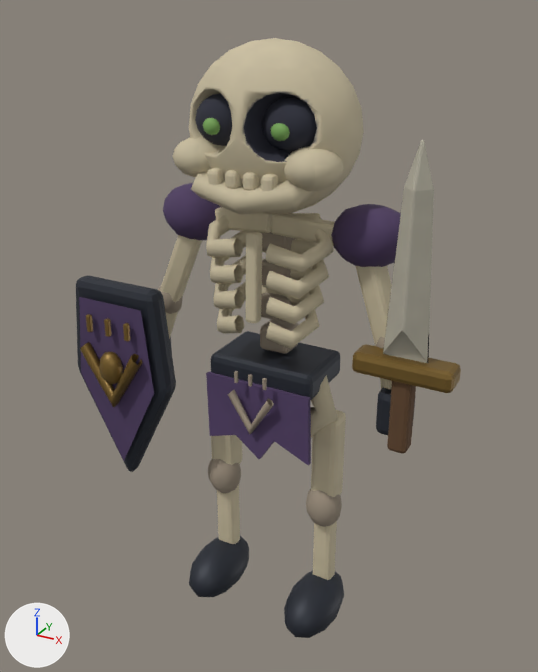
Before and after pictures for a commit that changed the Blender file art/threejs/sources/skeleton_infantry.blend.
One viewpoint serves both versions: a 50 mm camera at (0.738, -1.374, 1.427) aimed at (-0.016, -0.005, 0.742). Arrows for +X, +Y and +Z are at lower left; the lights stay in place. The older version comes first.

Before the edit, the objects in view are built like this:
```python
me_sphere_001 = bpy.data.meshes.new('Sphere.001')
me_sphere_001.from_pydata(...)  # 3678 vertices, 3649 faces; spans x -0.478..0.435, y -0.204..0.132, z 0.003..1.375
me_sphere_001.materials.append(mat_skeleton_infantry_pbr_atlas_002)
ob_skeleton_infantry_surface = bpy.data.objects.new('skeleton_infantry_surface', me_sphere_001)
ob_skeleton_infantry_surface.location = (0.0, 0.0, 0.0)
```
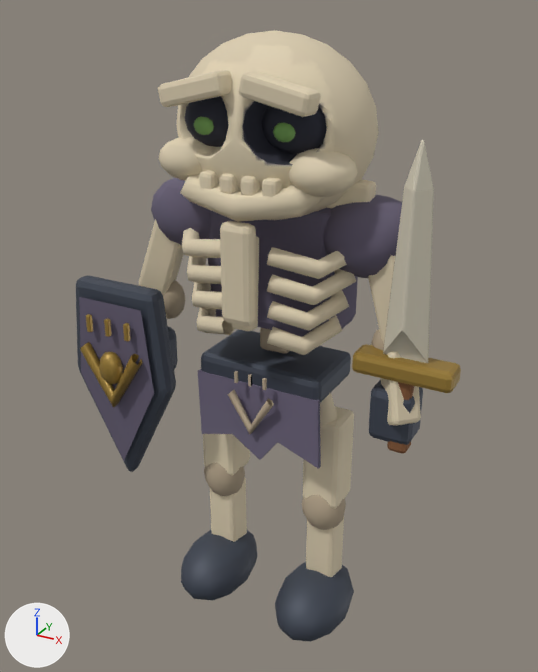
Patch to the scene script:
```diff
--- a/art/threejs/sources/skeleton_infantry.blend.py
+++ b/art/threejs/sources/skeleton_infantry.blend.py
@@ img_skeleton_infantry_product_roughness_metallic_atlas @@
+img_skeleton_infantry_product_roughness_metallic_atlas = load_image('skeleton_infantry_product_roughness_metallic_atlas', '_unpacked/skeleton_infantry_product_roughness_metallic_atlas', 512, 512, 'Non-Color')
@@ img_skeleton_infantry_product_base_color_atlas @@
+img_skeleton_infantry_product_base_color_atlas = load_image('skeleton_infantry_product_base_color_atlas', '_unpacked/skeleton_infantry_product_base_color_atlas', 512, 512, 'sRGB')
@@ mat_skeleton_infantry_product_pbr_atlas @@
+mat_skeleton_infantry_product_pbr_atlas = bpy.data.materials.new('skeleton_infantry_product_pbr_atlas')
+# uses the picture img_skeleton_infantry_product_base_color_atlas
+# uses the picture img_skeleton_infantry_product_roughness_metallic_atlas
@@ me_sphere_001 @@
 # used by ob_skeleton_infantry_surface; location = (0.0, 0.0, 0.0)
-me_sphere_001.from_pydata(...)  # 3678 vertices, 3649 faces; spans x -0.478..0.435, y -0.204..0.132, z 0.003..1.375
+me_sphere_001.from_pydata(...)  # 3902 vertices, 3865 faces; spans x -0.478..0.435, y -0.204..0.142, z 0.003..1.388
+# me_sphere_001 part 1: a new loose piece of 56 vertices spanning x -0.155..0.155, y -0.053..0.117, z 0.771..1.061, in mat_skeleton_infantry_product_pbr_atlas
+# me_sphere_001 part 2: a new loose piece of 56 vertices spanning x -0.036..0.036, y -0.178..-0.14, z 0.832..1.046, in mat_skeleton_infantry_product_pbr_atlas
+# me_sphere_001 part 3: a new loose piece of 56 vertices spanning x -0.161..-0.017, y -0.184..-0.13, z 1.255..1.323, in mat_skeleton_infantry_product_pbr_atlas
+# me_sphere_001 part 4: a new loose piece of 56 vertices spanning x 0.017..0.161, y -0.184..-0.13, z 1.255..1.323, in mat_skeleton_infantry_product_pbr_atlas
+# me_sphere_001 part 5: 2712 vertices moved from x -0.346..0.346, y -0.172..0.132, z 0.007..1.375 to x -0.371..0.371, y -0.184..0.142, z 0.008..1.388
+# me_sphere_001 part 6: 3649 faces spanning x -0.478..0.435, y -0.204..0.142, z 0.003..1.388 switch from mat_skeleton_infantry_pbr_atlas_002 to mat_skeleton_infantry_product_pbr_atlas
```

What differs and where, as boxes (x1, y1, x2, y2) in the pictures (538 x 672 px; the box of a moved part takes in the faces that stretch with it):
'skeleton_infantry_surface', reshaped
    before: (76, 38, 461, 638)
    after: (76, 30, 461, 642)
part 1 of me_sphere_001, added
    after: (207, 208, 358, 336)
part 2 of me_sphere_001, added (beige)
    after: (220, 221, 257, 326)
part 3 of me_sphere_001, added (beige)
    after: (158, 70, 232, 107)
part 4 of me_sphere_001, added (beige)
    after: (239, 71, 320, 117)
part 5 of me_sphere_001, moved or reshaped
    before: (158, 38, 416, 638)
    after: (139, 30, 423, 642)
part 6 of me_sphere_001, recoloured
    before: (76, 38, 461, 638)
    after: (76, 30, 461, 642)
